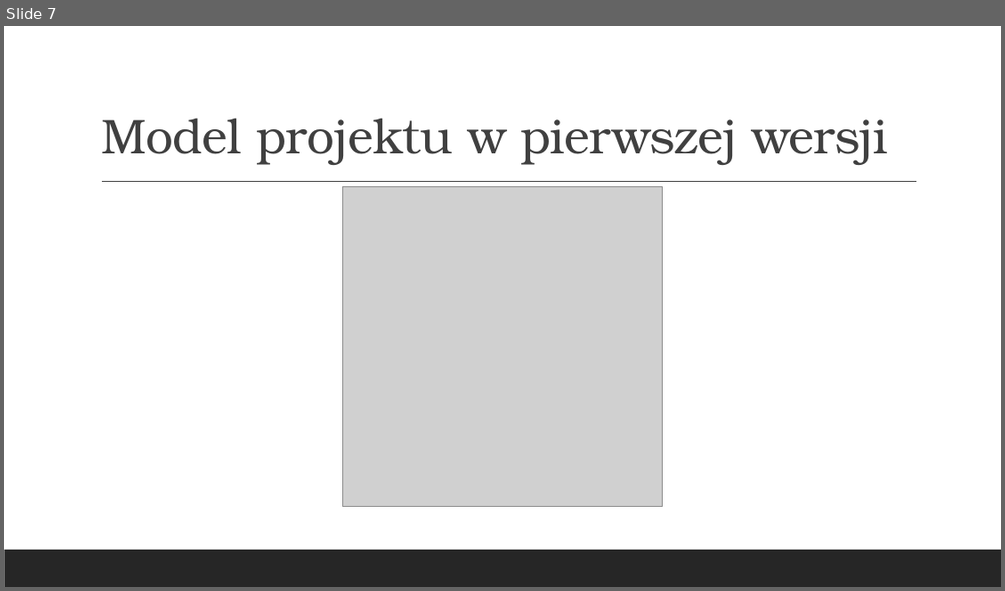
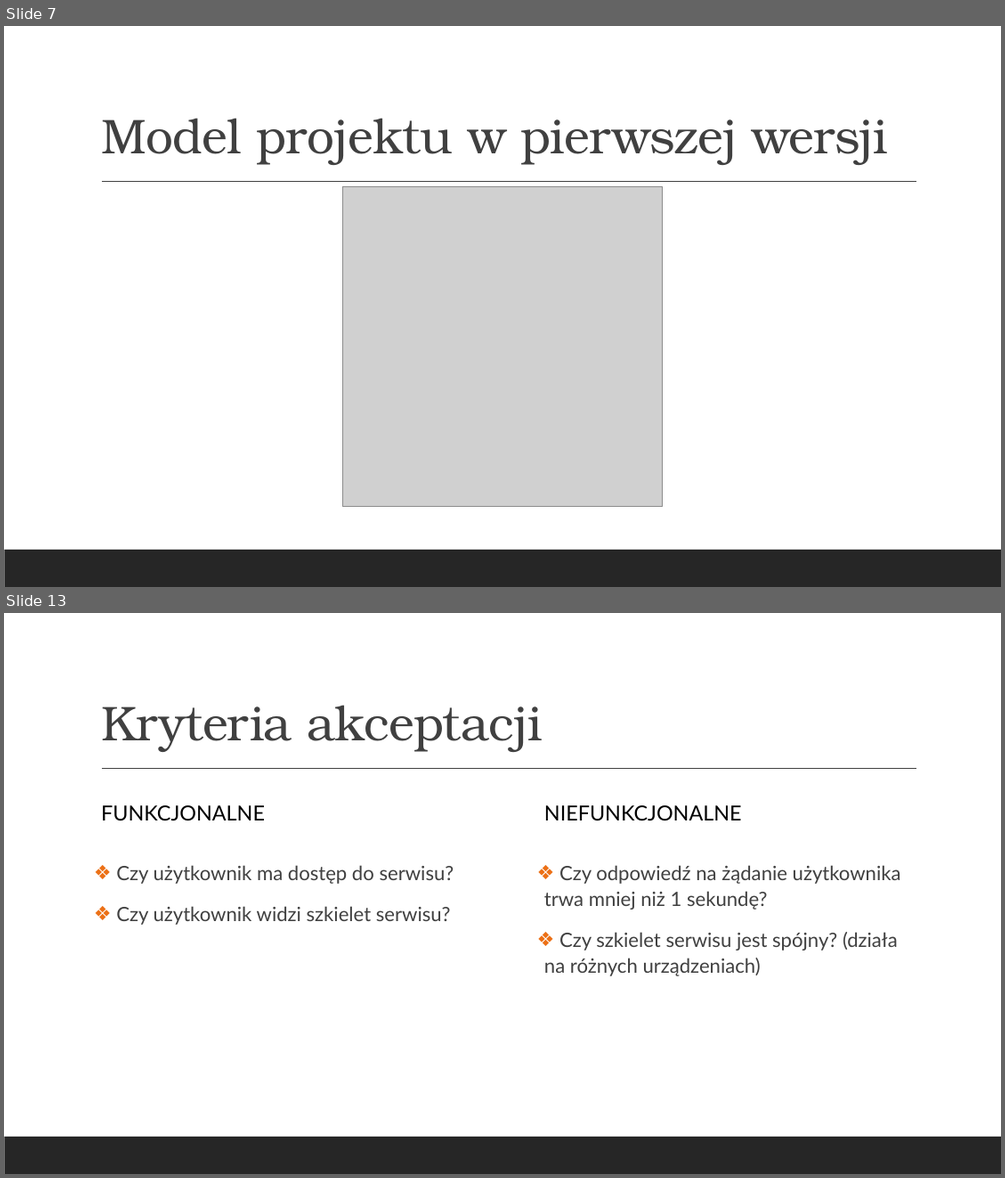
Before and after one commit to hubert-kniola/CodeRevv, a slide deck: pz/1/Z1P1.pptx. Shown one above the other, each under a label of ours: slide 7 before the commit, slides 7 and 13 after it; the slides between them are not shown. The pictures are 1005x591 and 1005x1178 pixels, drawn with LibreOffice and Linux fonts; fonts in the diff are those of the drawing; grey boxes stand for pictures. Boxes give left, top, right and bottom in pixels: in the first picture for what was removed or moved away, otherwise in the second. Text is boxed around its words. In the diff, an @@ line names an element or a change of style, - is before the commit and + after.

```diff
--- a/pz/1/Z1P1.pptx
+++ b/pz/1/Z1P1.pptx
@@ slide 13 added at (x1=4, y1=613, x2=1001, y2=1174), background #FFFFFF; not listed: 2 template elements that a slide beside it also shows @@
@@ title added at (x1=101, y1=705, x2=542, y2=752), 47 pt, text #404040 @@
+Kryteria akceptacji
@@ text added at (x1=101, y1=805, x2=265, y2=821), 20 pt, text #000000 @@
+FUNKCJONALNE
@@ text added at (x1=544, y1=805, x2=742, y2=821), 20 pt, text #000000 @@
+NIEFUNKCJONALNE
@@ text added at (x1=116, y1=865, x2=454, y2=925), 19 pt, text #404040 @@
+❖ Czy użytkownik ma dostęp do serwisu?
+❖ Czy użytkownik widzi szkielet serwisu?
@@ text added at (x1=544, y1=865, x2=901, y2=976), 19 pt, text #404040 @@
+❖ Czy odpowiedź na żądanie użytkownika trwa mniej niż 1 sekundę?
+❖ Czy szkielet serwisu jest spójny? (działa na różnych urządzeniach)
```
Also in this commit, not shown: 3 slides changed, 4 other slides added, 8 other files.
